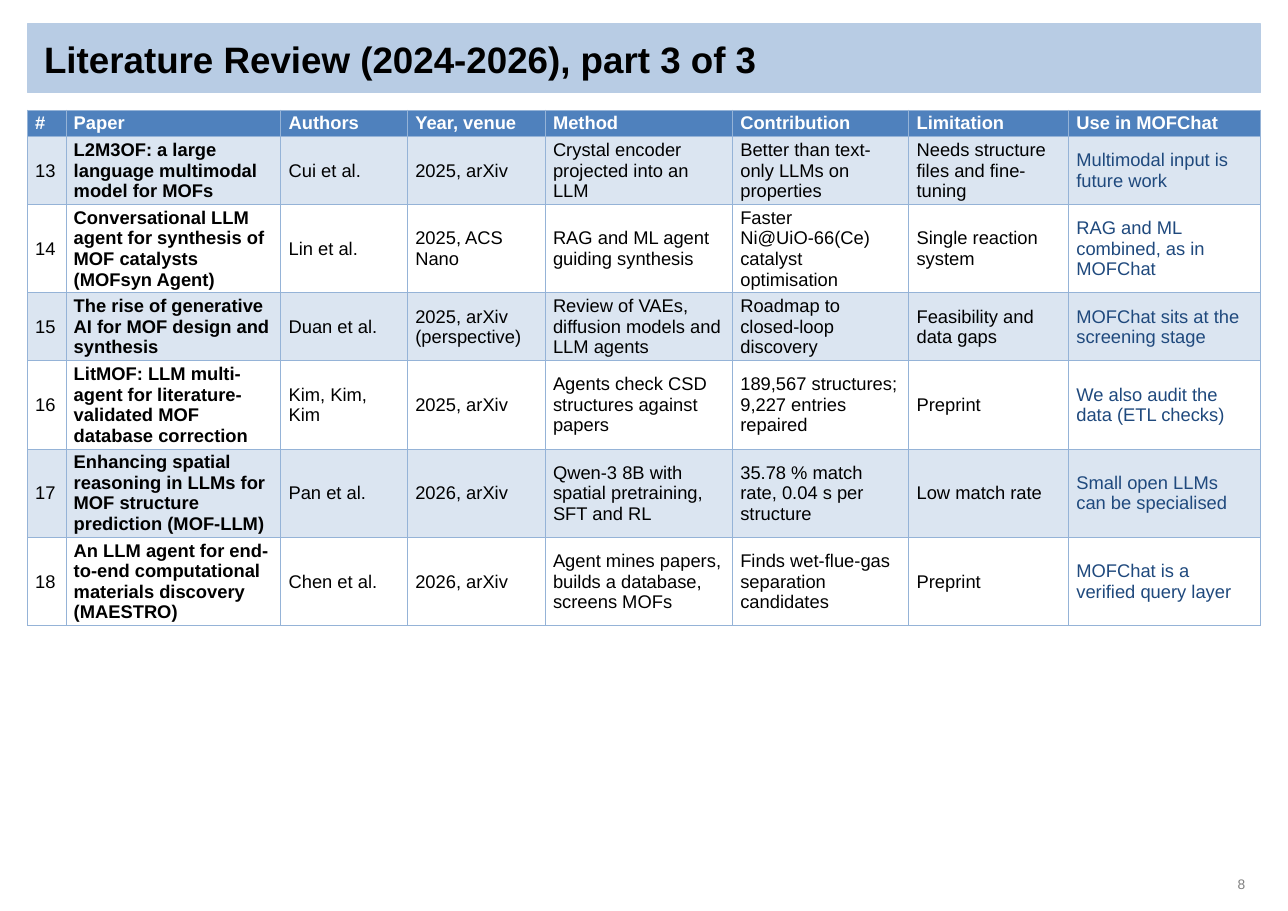
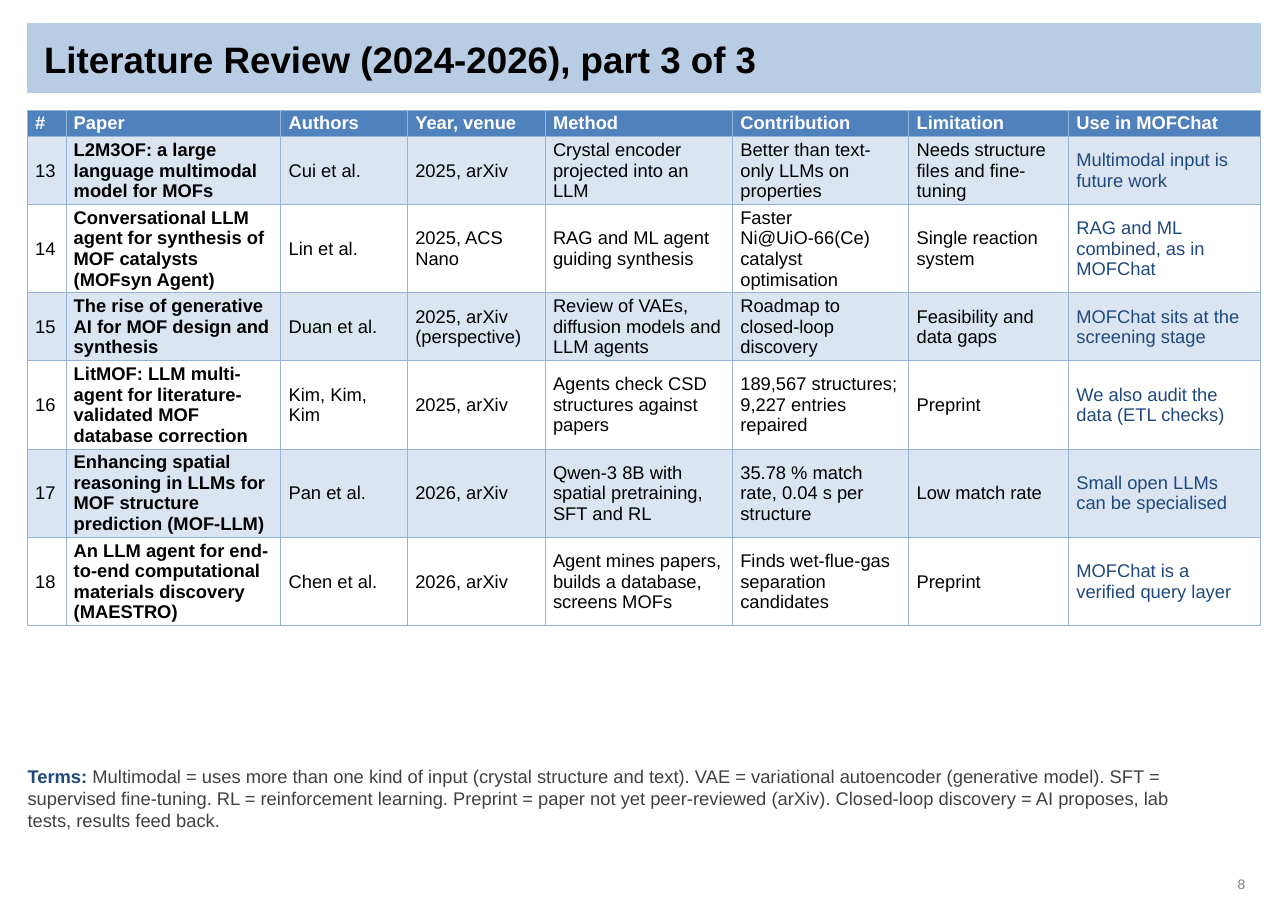
Before and after one commit to Sai-Mohith24/MOFChat-AI-Driven-Material-Recommendation-, a slide deck: slide 8 of reviews/final_review/MOFChat_Final_Review.pptx. Drawn at 1288x911 pixels with LibreOffice and Linux fonts; fonts in the diff are those of the drawing. Boxes give left, top, right and bottom in pixels: in the first picture for what was removed or moved away, otherwise in the second. Text is boxed around its words. In the diff, an @@ line names an element or a change of style, - is before the commit and + after.

```diff
--- a/reviews/final_review/MOFChat_Final_Review.pptx
+++ b/reviews/final_review/MOFChat_Final_Review.pptx
@@ text added at (28, 769, 1168, 830), 12 pt, text #404040 @@
+Terms: Multimodal = uses more than one kind of input (crystal structure and text). VAE = variational autoencoder (generative model). SFT = supervised fine-tuning. RL = reinforcement learning. Preprint = paper not yet peer-reviewed (arXiv). Closed-loop discovery = AI proposes, lab tests, results feed back.
```
Also in this commit, not shown: 30 other slides changed, 3 other files.
